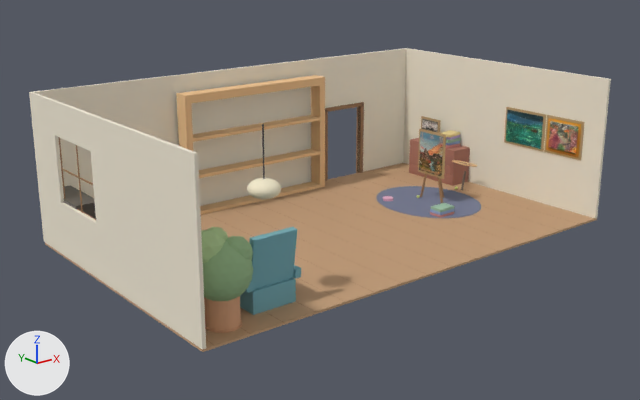
An edit to the glTF model models/bookshelf.glb, drawn before and after from the same camera.
The view is the same before and after, from a 50 mm camera at (-51.5, -75.1, 28.3) aimed at (-1.5, -12.6, 3.3). The lights are fixed; the arrows at lower left show +X, +Y and +Z. The older version comes first. Vertices at exactly the same position are counted once.

The scene before the commit, as lines of its bpy script (objects in view):
```python
ob_room = bpy.data.objects.new('Room', me_cube)
ob_room.location = (0.0, 0.0, 6.17)
# me_cube
# before: 1492 (-14.4, -21.9, 2.8), 1494 (-14.4, -21.9, 2.8), 1496 (-14.4, -21.9, 2.8), 1498 (-14.4, -22.0, 2.8), 1500 (-14.3, -22.0, 2.8)
# before: 1502 (-14.3, -22.0, 2.8), 1504 (-14.3, -22.0, 2.8), 1506 (-14.3, -22.0, 2.8), 1508 (-14.3, -22.0, 2.8), 1510 (-14.4, -22.0, 2.8)
# before: 1512 (-14.4, -22.1, 2.8), 1514 (-14.4, -22.1, 2.8), 1516 (-14.4, -22.1, 2.8), 1518 (-14.4, -22.1, 2.8), 1520 (-14.4, -22.1, 2.8)
# before: 1522 (-14.4, -22.0, 2.8), 1524 (-14.5, -22.0, 2.8), 1526 (-14.5, -22.0, 2.8), 1528 (-14.5, -22.0, 2.8), 1530 (-14.5, -22.0, 2.8)
# before: 1532 (-14.5, -22.0, 2.8), 1534 (-14.4, -22.0, 2.8), 1536 (-14.4, -21.9, 2.8), 1538 (-14.4, -21.9, 2.8)
```
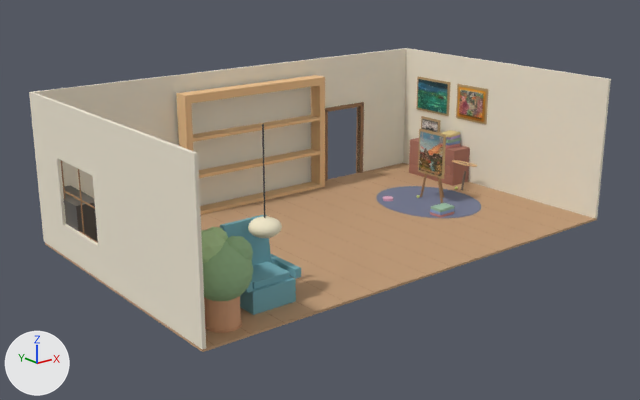
Edits to the scene script, one JSON object a line:
```json
{"block": "me_cube", "where": "me_cube.from_pydata(...)  # 3148 vertices, 5768 faces; spans x -23.0..23.0, y -26.5..1.8, z -6.4..7.8"}
{"block": "me_cube", "where": "# used by ob_room; location = (0.0, 0.0, 6.17)"}
{"block": "me_cube", "change": "me_cube part 1: the loose piece of 8 vertices spanning x -22.7..-22.6, y -10.7..-3.3, z -1.4..-1.2 is moved by (0.0, 0.0, -2.0)"}
{"block": "me_cube", "change": "me_cube part 2: the loose piece of 8 vertices spanning x -22.7..-22.6, y -3.5..-3.3, z -1.2..4.8 is moved by (0.0, 0.0, -2.0)"}
{"block": "me_cube", "change": "me_cube part 3: the loose piece of 8 vertices spanning x -22.7..-22.6, y -7.1..-6.9, z -1.2..4.8 is moved by (0.0, 0.0, -2.0)"}
{"block": "me_cube", "change": "me_cube part 4: the loose piece of 8 vertices spanning x -22.7..-22.6, y -10.5..-3.5, z 1.8..1.9 is moved by (0.0, 0.0, -2.0)"}
{"block": "me_cube", "change": "me_cube part 5: the loose piece of 8 vertices spanning x -17.0..-13.0, y -24.3..-23.2, z -4.3..0.0 is turned -16 degrees about the x axis through its middle, then moved by (0.0, 3.4, 0.0)"}
{"block": "me_cube", "change": "me_cube part 6: the loose piece of 162 vertices spanning x -15.7..-13.1, y -23.3..-20.7, z 2.1..3.6 is moved by (0.0, 0.0, -3.1)"}
{"block": "me_cube", "change": "me_cube part 7: the loose piece of 8 vertices spanning x 22.6..22.7, y -19.6..-14.4, z -0.6..3.3 is moved by (0.0, 13.5, 1.5)"}
{"block": "me_cube", "change": "me_cube part 8: the loose piece of 8 vertices spanning x 22.6..22.7, y -24.2..-19.8, z -0.6..3.3 is moved by (0.0, 12.5, 1.5)"}
{"block": "me_cube", "change": "me_cube part 9: the loose piece of 4 vertices spanning x 22.5, y -19.3..-14.7, z -0.4..3.0 is moved by (0.0, 13.5, 1.5)"}
{"block": "me_cube", "change": "me_cube part 10: the loose piece of 4 vertices spanning x 22.5, y -24.0..-20.0, z -0.4..3.0 is moved by (0.0, 12.5, 1.5)"}
{"block": "me_cube", "change": "me_cube part 11"}
{"op": "add", "block": "me_cube", "code": "for i in [1492, 1494, 1496, 1498, 1500, 1502, 1504, 1506, 1508, 1510, 1512, 1514, 1516, 1518, 1520, 1522, 1524, 1526, 1528, 1530, 1532, 1534, 1536, 1538]: me_cube.vertices[i].co += Vector((0.0, 0.0, -3.0))"}
{"block": "me_cube", "change": "me_cube part 12: 8 of 3148 vertices moved; they spanned x -23.0..-22.7, y -10.5..-3.5, z -1.2..4.8 and now span x -23.0..-22.7, y -10.5..-3.5, z -3.2..2.8; mean shift (0.0, 0.0, -2.0); largest move (-23.0, -10.5, 4.8) -> (-23.0, -10.5, 2.8)"}
```

Changed parts and their boxes (x1, y1, x2, y2) in the pictures (640 x 400 px; the box of a moved part takes in the faces that stretch with it):
```json
{"part": 1, "of": "me_cube", "change": "moved or reshaped", "before": [77, 209, 96, 220], "after": [79, 231, 98, 243], "on screen": "mostly hidden"}
{"part": 2, "of": "me_cube", "change": "moved or reshaped", "before": [59, 137, 65, 199], "after": [61, 160, 65, 199], "on screen": "mostly hidden"}
{"part": 3, "of": "me_cube", "change": "moved or reshaped", "before": [76, 145, 83, 212], "after": [78, 169, 85, 234]}
{"part": 4, "of": "me_cube", "change": "moved or reshaped", "before": [62, 168, 93, 185], "after": [64, 190, 95, 209]}
{"part": 5, "of": "me_cube", "change": "moved or reshaped", "before": [249, 227, 297, 290], "after": [220, 215, 271, 266]}
{"part": 6, "of": "me_cube", "change": "moved or reshaped", "before": [247, 178, 281, 200], "after": [248, 216, 282, 238]}
{"part": 7, "of": "me_cube", "change": "moved or reshaped", "before": [504, 107, 546, 151], "after": [416, 77, 450, 116]}
{"part": 8, "of": "me_cube", "change": "moved or reshaped", "before": [544, 115, 585, 160], "after": [456, 84, 488, 125]}
{"part": 9, "of": "me_cube", "change": "moved or reshaped", "before": [506, 110, 543, 149], "after": [418, 79, 448, 114]}
{"part": 10, "of": "me_cube", "change": "moved or reshaped", "before": [546, 118, 581, 158], "after": [457, 87, 486, 122]}
{"part": 11, "of": "me_cube", "change": "moved or reshaped", "before": [262, 124, 265, 179], "after": [262, 124, 265, 218], "on screen": "mostly hidden"}
{"part": 12, "of": "me_cube", "change": "moved or reshaped", "before": [30, 93, 203, 350], "after": [30, 93, 203, 350]}
```
